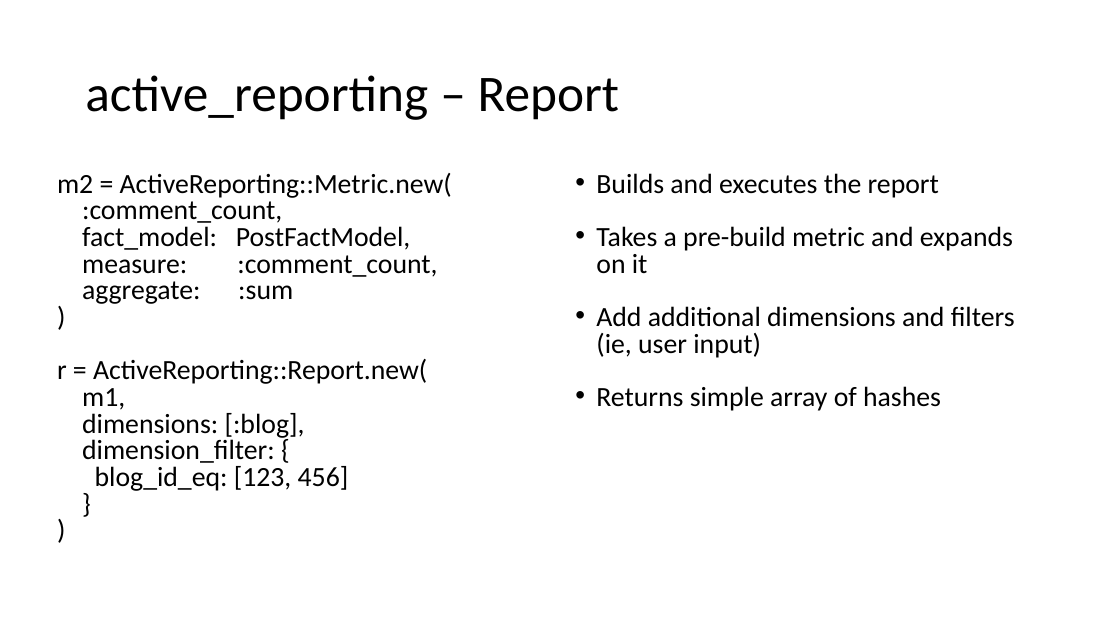
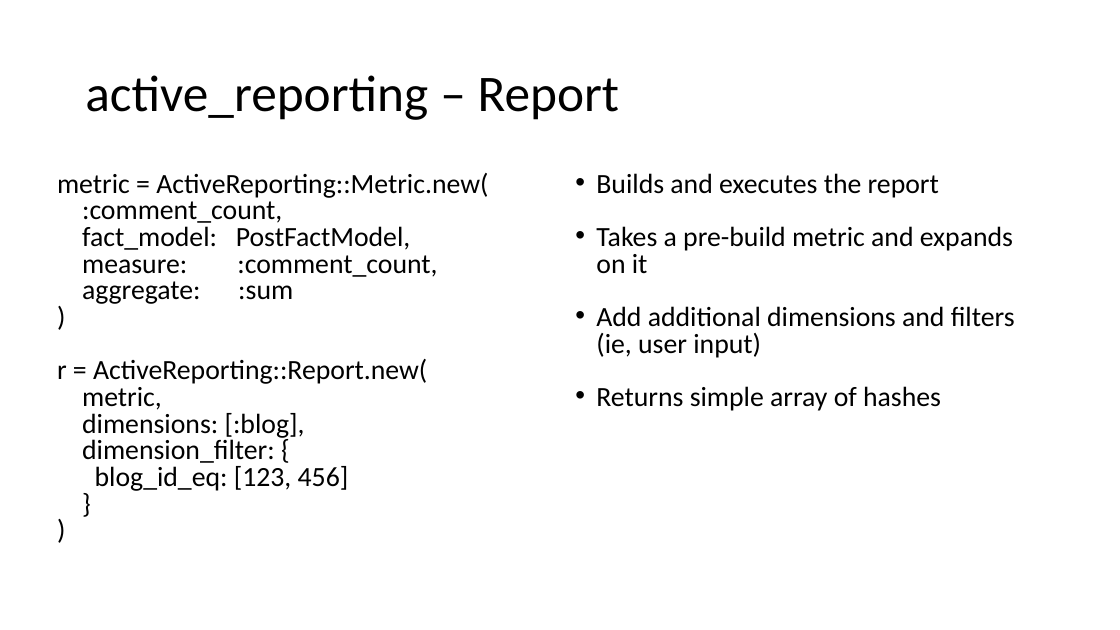
Before and after one commit to t27duck/showandtell, a slide deck: slide 37 of presentations/indyrb/2017-03/reporting_wip.pptx. Drawn at 1120x630 pixels with LibreOffice and Linux fonts; fonts in the diff are those of the drawing. Boxes give left, top, right and bottom in pixels: in the first picture for what was removed or moved away, otherwise in the second. Text is boxed around its words. In the diff, an @@ line names an element or a change of style, - is before the commit and + after.

```diff
--- a/presentations/indyrb/2017-03/reporting_wip.pptx
+++ b/presentations/indyrb/2017-03/reporting_wip.pptx
@@ text at bbox=[57, 173, 488, 198]: text changed @@
-m2 = ActiveReporting::Metric.new(
+metric = ActiveReporting::Metric.new(
@@ text at bbox=[82, 387, 162, 410]: text changed @@
-m1,
+metric,
```
Also in this commit, not shown: 1 other file.
